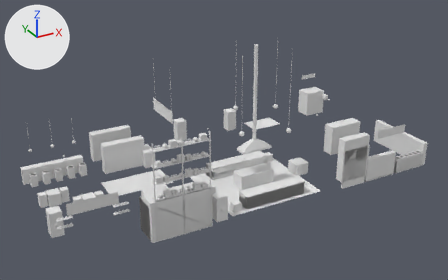
The FBX model Assets/Summit/Resources/Camp/LodgeB.fbx, before and after one commit.
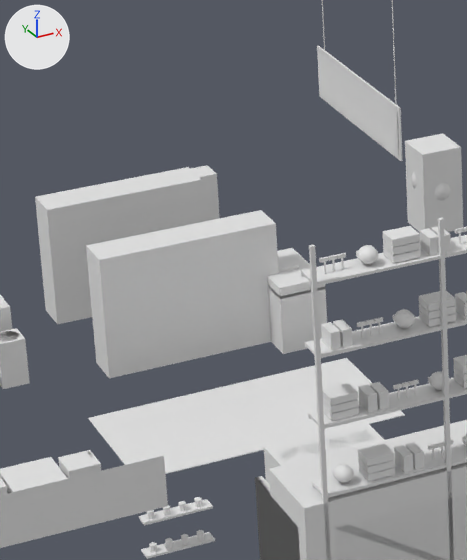
Each version is shown whole from a 50 mm lens placed at (-21.7, -35.3, 19.8), pointed at (-2.8, -0.8, 2.5), then close up on the part from 18% to 42% of the width and 31% to 77% of the height. Arrows for +X, +Y and +Z are at upper left; the lights stay in place. The first two pictures are the older version. Where no turn or scale is listed for an object, it has been applied to the vertices.

Names of what the first close-up shows: 'BLK_plant__25', 'BLK_rack__14', 'BLK_rail__19', 'BLK_rail__20', 'BLK_table__18', 'BLK_till__24', 'Oak', 'Paint_in', 'Runner', 'Signs', 'Steel_in', 'TAP_Style__16' and 9 more.
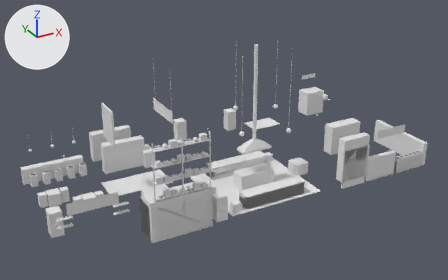
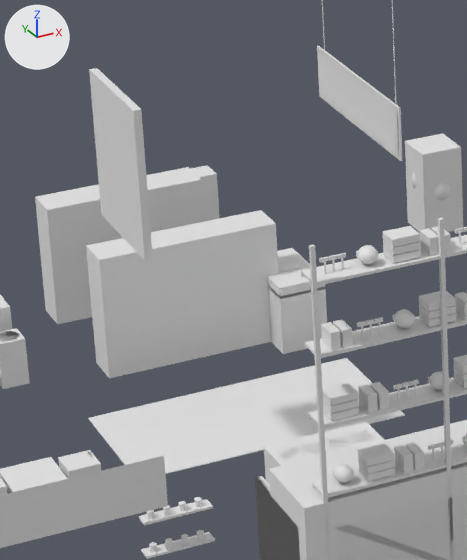
The change, as a list of edits to the scene's bpy script:
```text
Add me_blk_deckdoor:
    me_blk_deckdoor.from_pydata(...)  # a box spanning x -10.7..-10.58, y -0.95..0.95, z 3.8..6.1
    me_blk_deckdoor.materials.append(mat_helper)  # white #e7e7e7
Add ob_blk_deckdoor__55:
    ob_blk_deckdoor__55 = bpy.data.objects.new('BLK_deckdoor__55', me_blk_deckdoor)
    ob_blk_deckdoor__55.location = (0.0, 0.0, 0.0)
```

Boxes (x1, y1, x2, y2) around the edits, measured in the close-ups (467 x 560 px):
'BLK_deckdoor__55', added
    after: (89, 68, 153, 261)
